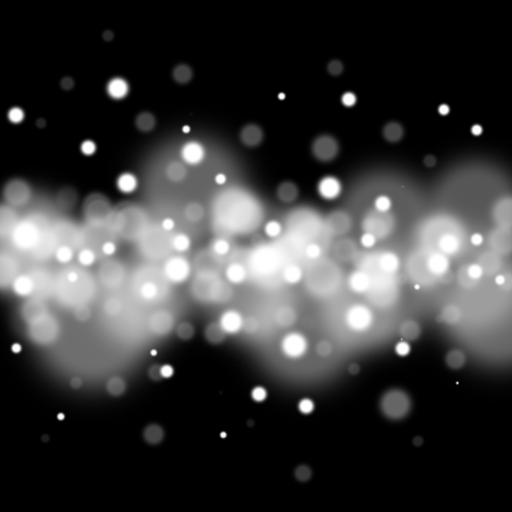
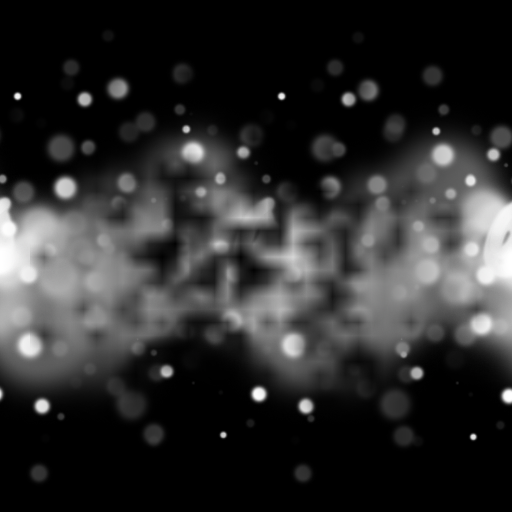
Layers edited between the first and the second w=512, h=512 image:
renamed "Layer 1" to "Layer 3", painted on it over (x1=0, y1=28, x2=512, y2=485)
